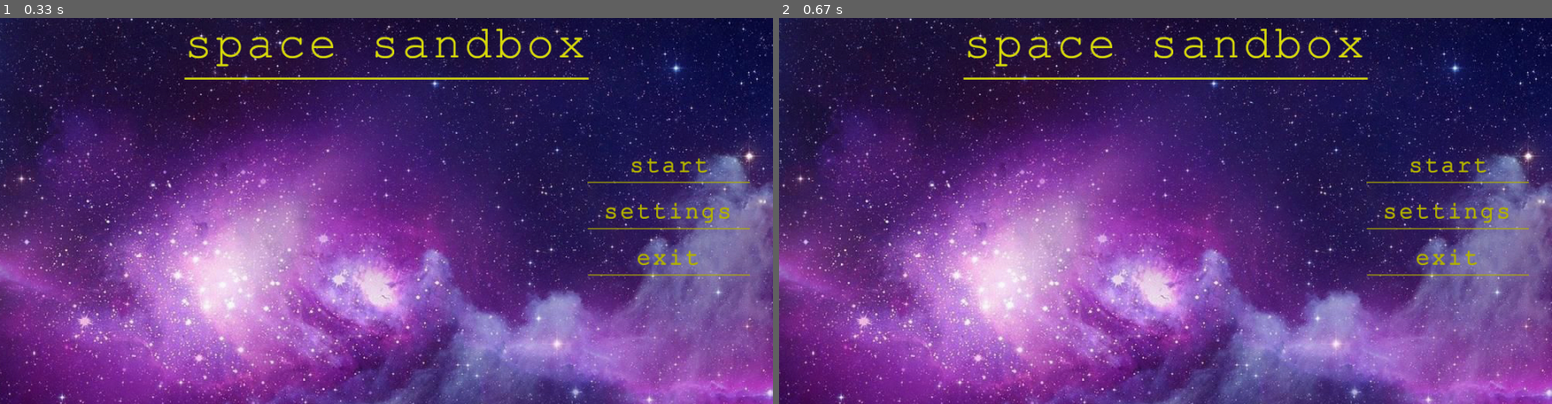
Above: before the commit, frames 1-2 (left to right).
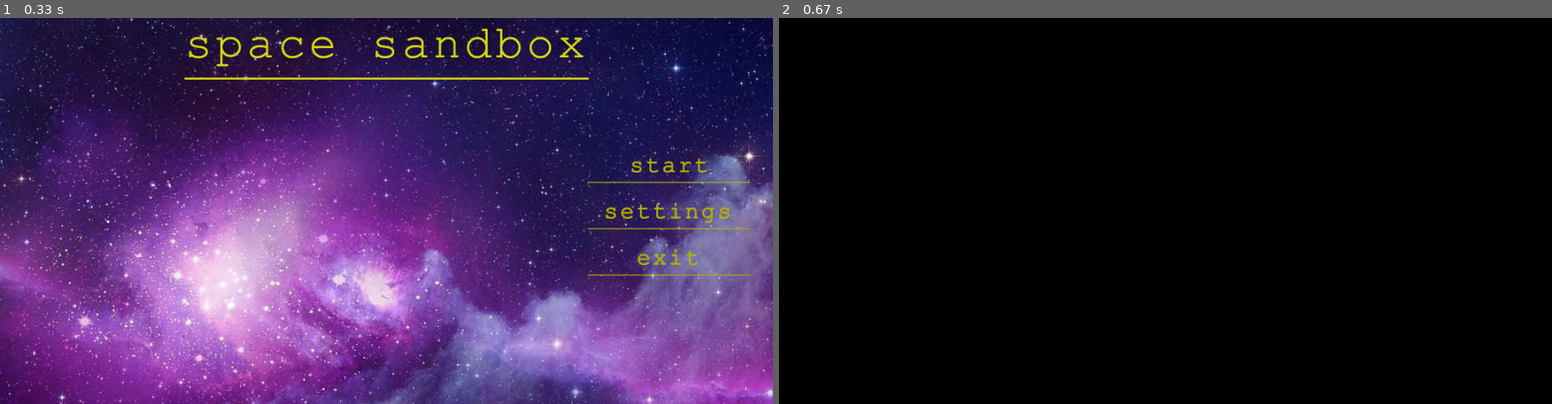
Above: after the commit, the same moments.

Repository: PavelAltynnikov/pygame-ui
Game: pygame game, started from examples/main.py
The game is run twice, just before and just after one commit, with the same random seed, the same clock (stepped at 60 frames per second) and the same inputs.
Inputs (mouse positions are in pixels of both pictures, inside the frame that each line leads up to):
- Up to frame 1 (0.33 s): no input
- Up to frame 2 (0.67 s): click (1412, 199) at 0.38 s

Frame 1 is identical in both runs. In frame 2, 100% of the frame differs, in the area x 0-100%, y 0-100%.

Commit message:
add empty settings menu

Diff:
--- a/examples/main_menu.py
+++ b/examples/main_menu.py
@@ -5,6 +5,7 @@
 from pygame_ui.form import Form
 from pygame_ui.geometry import Point
 from pygame_ui.sound import Sound
+from settings_menu import SettingsMenu
 
 FPS = 10
 
@@ -67,6 +68,8 @@
         self._btn_start.sound['click'].play()
         if isinstance(sender, Button):
             print(sender.text)
+        sm = SettingsMenu(self._screen)
+        sm.show()
 
     def _on_exit_click(self, sender, event_args):
         self._btn_start.sound['click'].play()
--- /dev/null
+++ b/examples/settings_menu.py
@@ -0,0 +1,6 @@
+import pygame
+from pygame_ui.form import Form
+
+class SettingsMenu(Form):
+    def __init__(self, screen: pygame.surface.Surface, fps=60):
+        super().__init__(screen, fps=fps)
